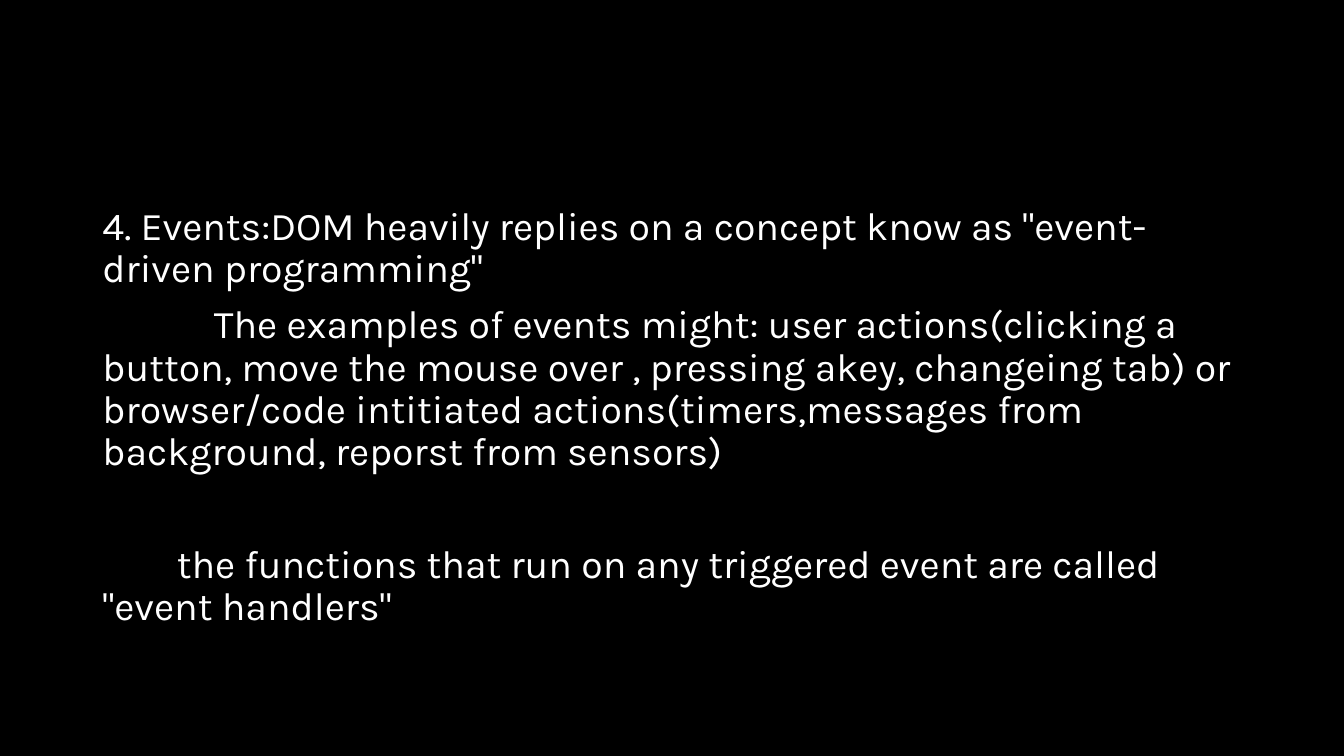
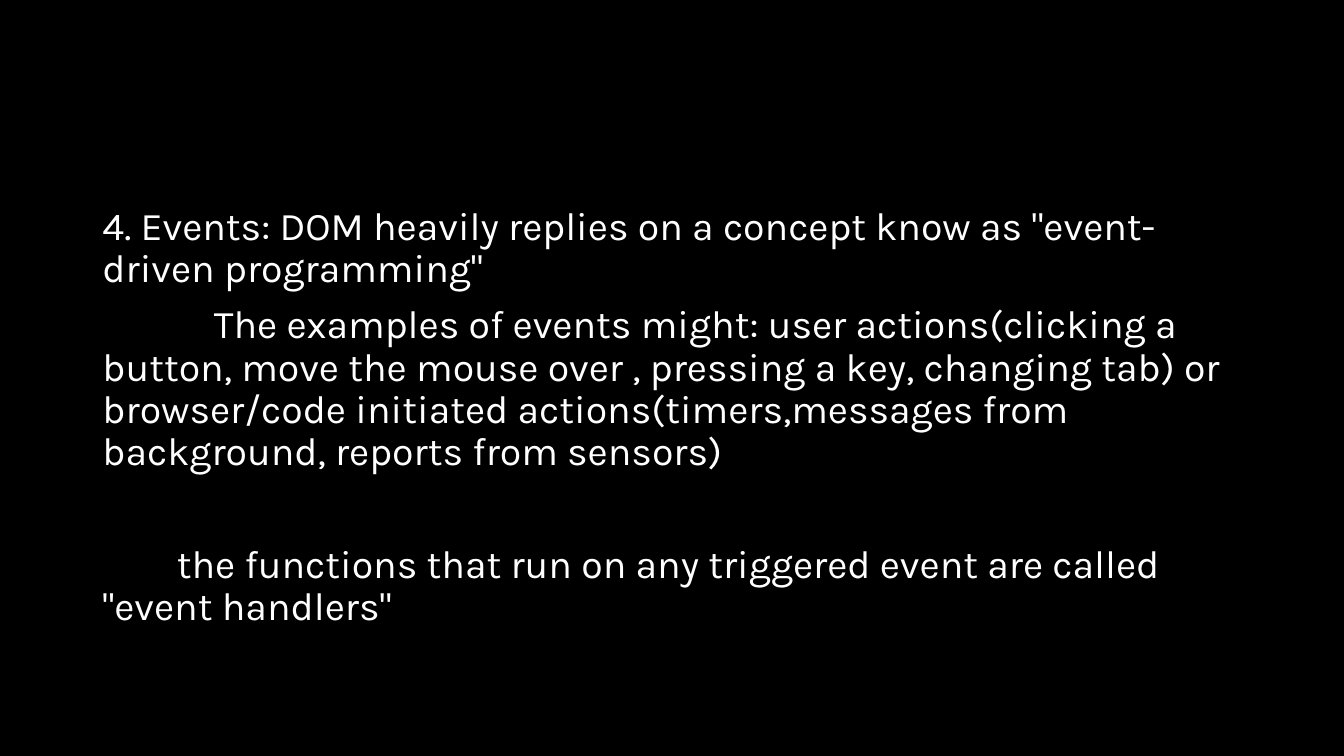
Before and after one commit to natiquekeyin/fall2024, a slide deck: slide 13 of FrontEnd/Week5/Week 5.pptx. Drawn at 1344x756 pixels with LibreOffice and Linux fonts; fonts in the diff are those of the drawing. Boxes give left, top, right and bottom in pixels: in the first picture for what was removed or moved away, otherwise in the second. Text is boxed around its words. In the diff, an @@ line names an element or a change of style, - is before the commit and + after.

```diff
--- a/FrontEnd/Week5/Week 5.pptx
+++ b/FrontEnd/Week5/Week 5.pptx
@@ text at (x1=102, y1=213, x2=1220, y2=475): text changed @@
-4. Events:DOM heavily replies on a concept know as "event-driven programming"
-The examples of events might: user actions(clicking a button, move the mouse over , pressing akey, changeing tab) or browser/code intitiated actions(timers,messages from background, reporst from sensors)
+4. Events: DOM heavily replies on a concept know as "event-driven programming"
+The examples of events might: user actions(clicking a button, move the mouse over , pressing a key, changing tab) or browser/code initiated actions(timers,messages from background, reports from sensors)
```
Also in this commit, not shown: 6 other files.
